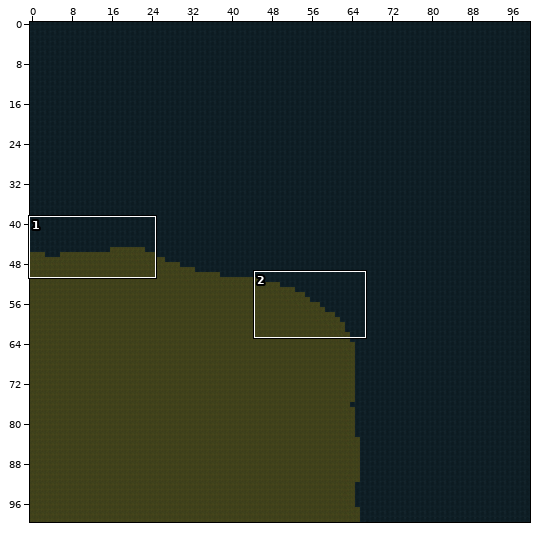
Tiled map (JSON), stored at LostAndDivine.ClientMonoGame/Content/Sectors/9_6.tmj. Above, an overview of the earlier version with the close-up marked.
Close-up. Before the edit:
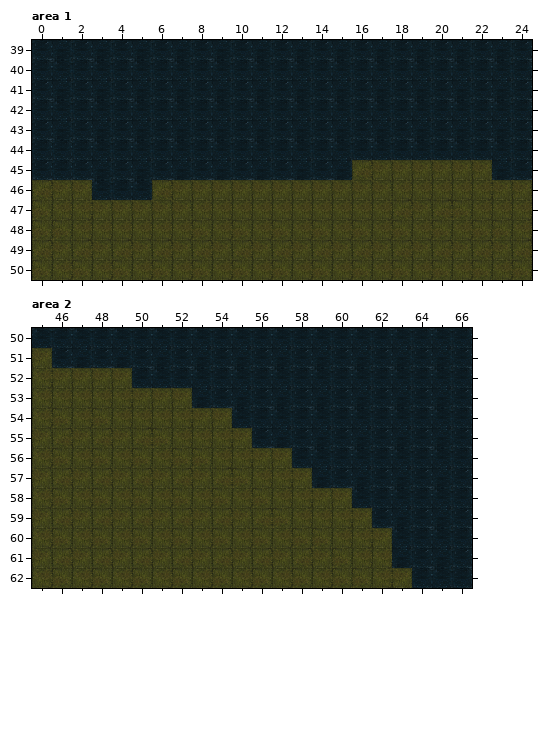
Cells are 64x64 px. Shown: area 1 x 0..24, y 39..50; area 2 x 45..66, y 50..62. The commit also changed other parts of the map, which this record leaves out.
The result:
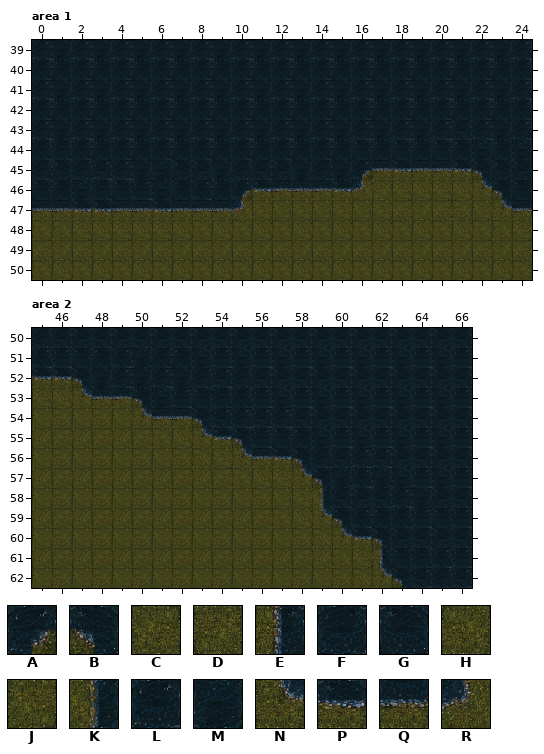
Key: from "World-Tilemap": A 10, B 11, C 91, D 92, E 98, F 99, G 100, H 121, J 122, K 128, L 129, M 130, N 158, P 159, Q 160, R 161.
_ is an empty cell, . an unchanged one.
Diff:
--- layer "Слой тайлов 1", area 1
@@ x 0..24 @@
-43 .....................M...
-44 ................F.F.F.F.F
-45 LFLM..LML.LML.L.CDDDDDDML
-46 CDDGFGCDDDDDDDDDD.....JDD
-47 HJJDDDDDJJJ............JJ
+43 .....................F...
+44 ................G.G.G.M.M
+45 FGFL..MGG.FFG.F.AQPQQPBGG
+46 GGMFGLMGLGAPQQQPR.....NBG
+47 QQPPQQPQQQR............NQ
--- layer "Слой тайлов 1", area 2
@@ x 45..66 @@
-50 G.....................
-51 D.MLMLML..............
-52 JDDDDFGFGFG...........
-53 ..JJJDDDMLM...........
-54 .....JJJDDGFG.........
-55 ........JJD.ML........
-56 ..........JDDFG.GF....
-57 .............DMLML....
-58 ..............DD..GF..
-59 ..............JJDLM.M.
-60 ...............JJD....
-61 .................JMLM.
-62 .................JDFGF
+50 F.....................
+51 L.GGLMFG..............
+52 PPBMLMLMFLF...........
+53 ..NQQBMLGFF...........
+54 .....NQQBLLLL.........
+55 ........NPB.GG........
+56 ..........NQPBF.LL....
+57 .............NBMLM....
+58 ..............KF..LM..
+59 ..............NBLGF.G.
+60 ...............NPB....
+61 .................EGFL.
+62 .................NBLFL
